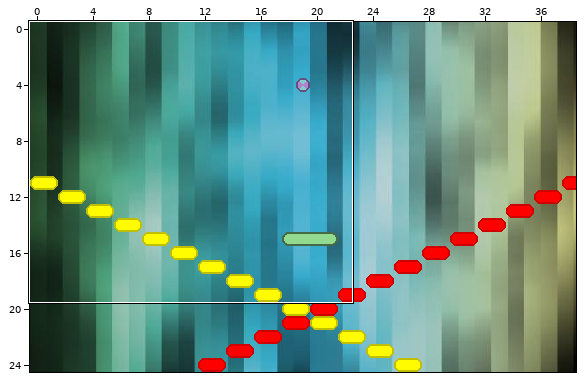
Two versions of a level (Tiled map, Impact/resources/levels/0010.tmx). The first picture is a wide view before the edit; the outline marks the close-up.
Close-up. Before:
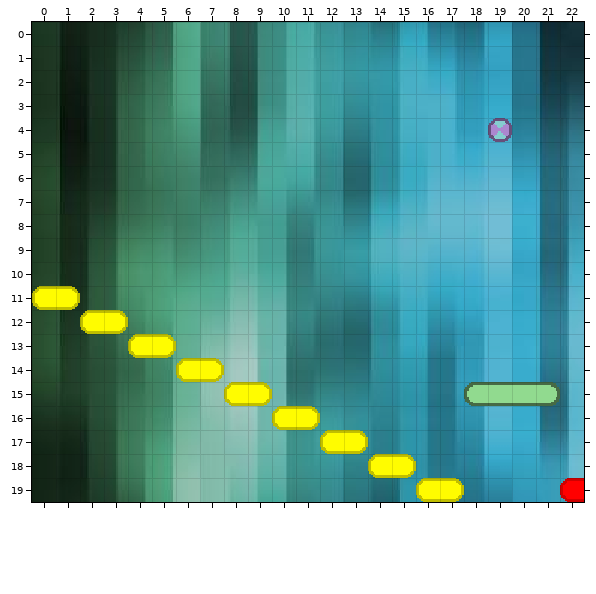
Cells are 16x16 px. Shown: x 0..22, y 0..19.
New version:
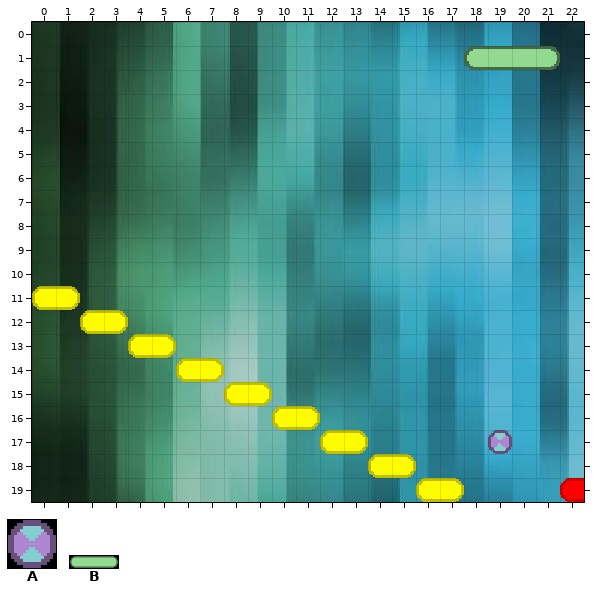
Key: from "Default": A 6 "Ball", B 7 "Racket".
_ is an empty cell, . an unchanged one.
Edits made:
--- layer "Tile Layer"
@@ x 18..18 @@
- 1 _
+ 1 B
@@ x 19..19 @@
- 4 A
+ 4 _
@@ x 18..18 @@
-15 B
+15 _
@@ x 19..19 @@
-17 _
+17 A
Boxes around the changes in both close-ups, in picture pixels (x1, y1, x2, y2):
added: (464, 46, 560, 70)
removed: (488, 118, 512, 142)
removed: (464, 382, 560, 406)
added: (488, 430, 512, 454)
